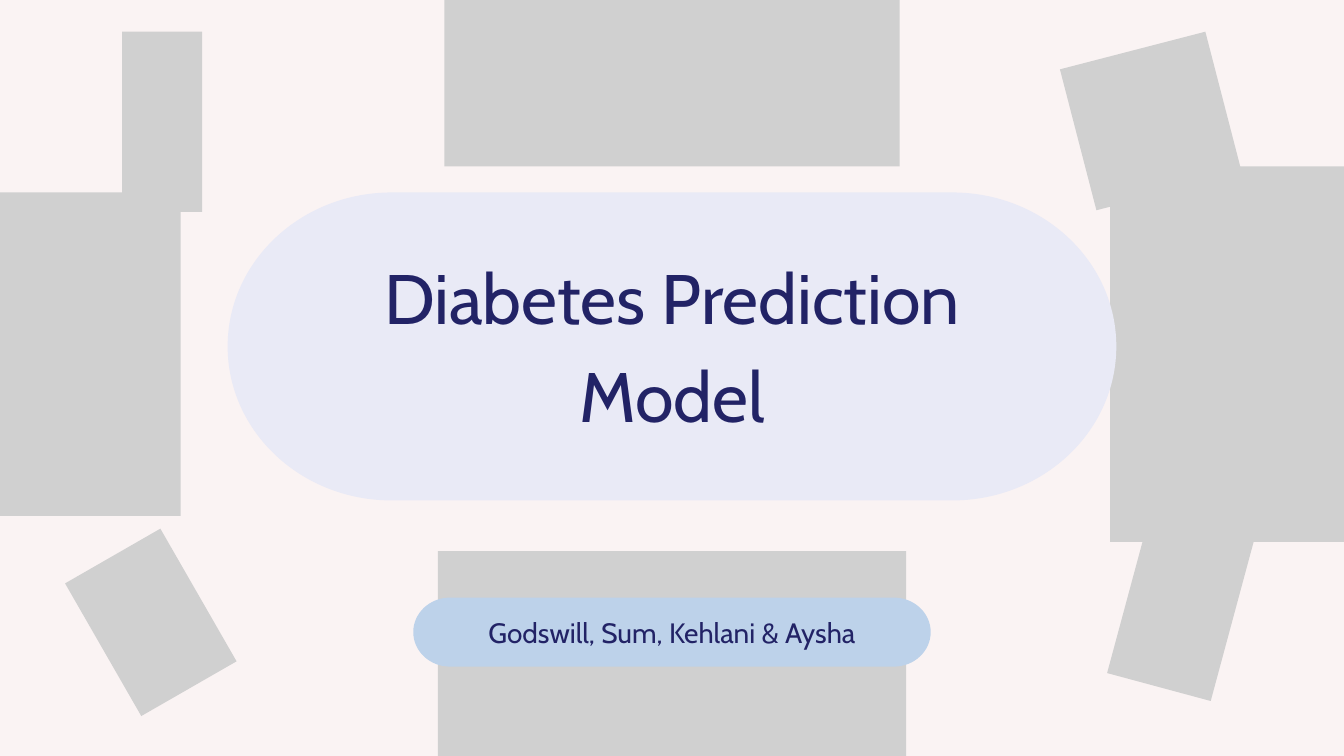
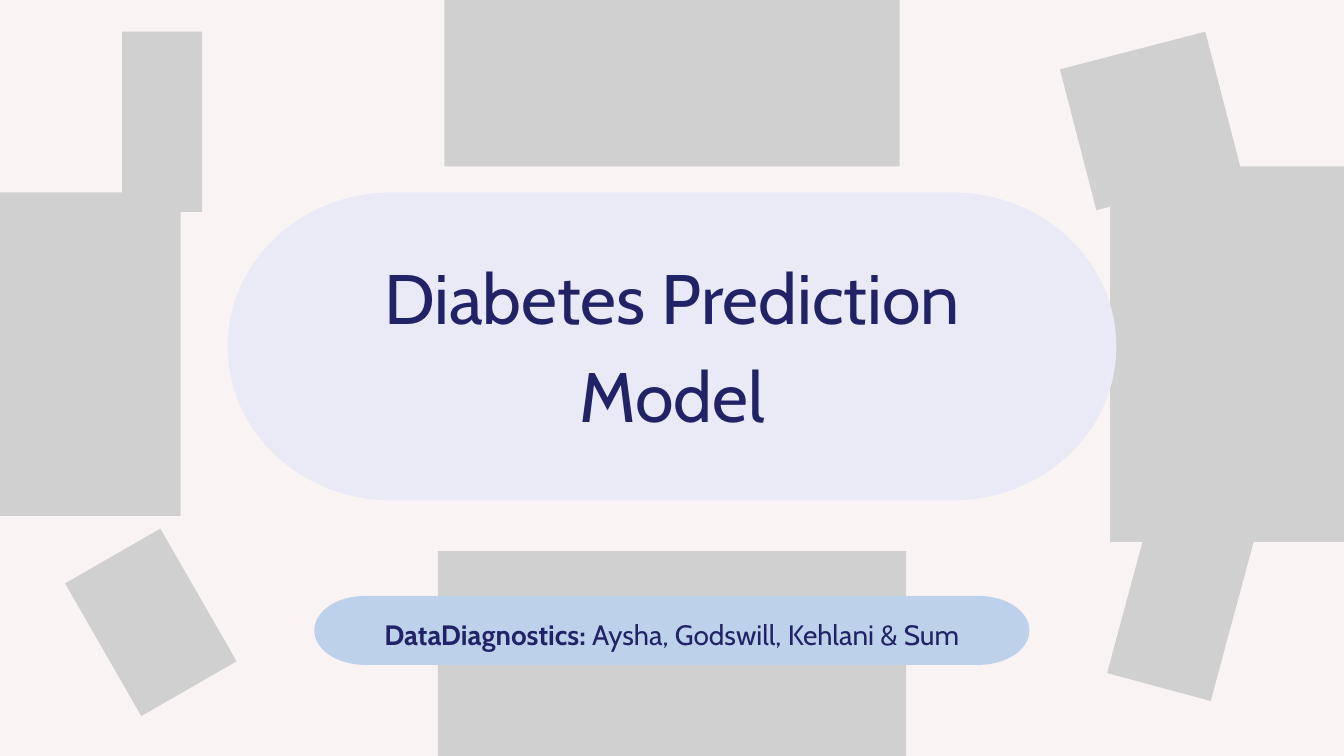
Before and after one commit to bernardtse/diabetes-prediction, a slide deck: slide 1 of presentation/presentation.pptx. Drawn at 1344x756 pixels with LibreOffice and Linux fonts; fonts in the diff are those of the drawing; grey boxes stand for pictures. Boxes give left, top, right and bottom in pixels: in the first picture for what was removed or moved away, otherwise in the second. Text is boxed around its words. In the diff, an @@ line names an element or a change of style, - is before the commit and + after.

```diff
--- a/presentation/presentation.pptx
+++ b/presentation/presentation.pptx
@@ freeform shape: place and size @@
-freeform shape at bbox=[413, 597, 931, 667]
+freeform shape at bbox=[314, 596, 1030, 665]
@@ text at bbox=[384, 624, 959, 652]: text changed @@
-Godswill, Sum, Kehlani & Aysha
+DataDiagnostics: Aysha, Godswill, Kehlani & Sum
```
Also in this commit, not shown: 4 other slides changed, 7 other files.
